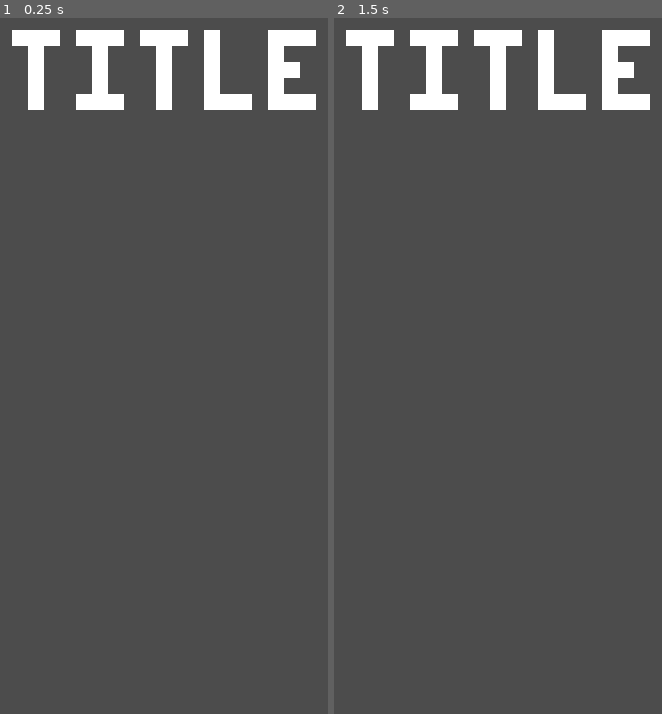
Above: before the commit, frames 1-2 (left to right).
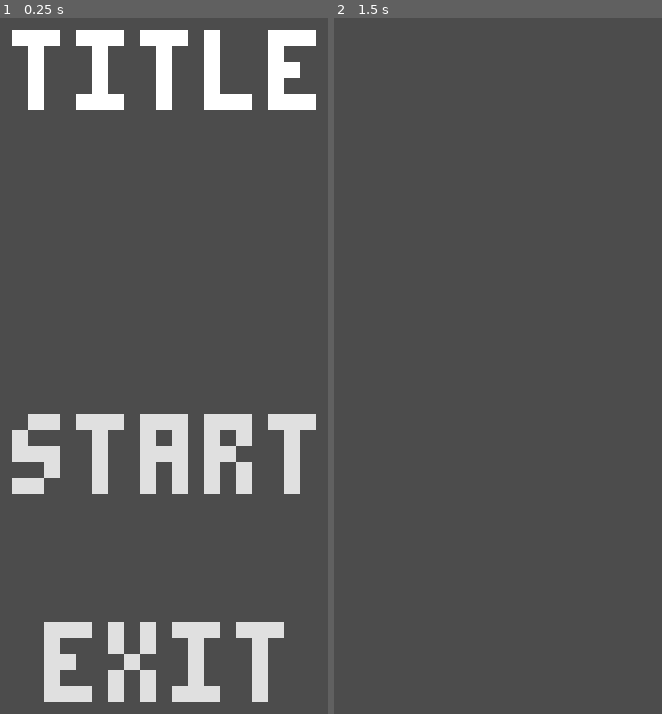
Above: after the commit, the same moments.

Repository: svntax/LowRezJam2020
Game: Godot game, scene res://Main.tscn
Same seed, same stepped clock (60 frames per second), same inputs: the game is played once before the commit and once after it.
Inputs (mouse positions are in pixels of both pictures, inside the frame that each line leads up to):
- Up to frame 1 (0.25 s): no input
- Up to frame 2 (1.5 s): click (504, 456) at 0.5 s, where only the run after the commit has a clickable "START"; tap Enter at 1.25 s

The runs differ from the first frame. In frame 1, 9.1% of the frame differs, in the area x 3-97%, y 56-99%; in frame 2, 4.5%.

Commit message:
Added basic title screen menu.

Diff:
--- /dev/null
+++ b/Gameplay.tscn
@@ -0,0 +1,6 @@
+[gd_scene format=2]
+
+[node name="Gameplay" type="Node2D"]
+__meta__ = {
+"_edit_lock_": true
+}
--- a/Main.gd
+++ b/Main.gd
@@ -7,3 +7,9 @@
 	var screen_size = OS.get_screen_size()
 	var window_size = OS.get_window_size()
 	OS.set_window_position(screen_size*0.5 - window_size*0.5)
+
+func _on_Start_pressed():
+	get_tree().change_scene("res://Gameplay.tscn")
+
+func _on_Exit_pressed():
+	get_tree().quit()
--- a/Main.tscn
+++ b/Main.tscn
@@ -1,7 +1,19 @@
-[gd_scene load_steps=3 format=2]
+[gd_scene load_steps=6 format=2]
 
 [ext_resource path="res://Main.gd" type="Script" id=1]
 [ext_resource path="res://PICO-8_Font.tres" type="DynamicFont" id=2]
+
+[sub_resource type="StyleBoxFlat" id=1]
+bg_color = Color( 0.6, 0.6, 0.6, 0 )
+border_width_left = 1
+border_width_top = 1
+border_width_right = 1
+border_width_bottom = 1
+anti_aliasing = false
+
+[sub_resource type="StyleBoxEmpty" id=2]
+
+[sub_resource type="StyleBoxEmpty" id=3]
 
 [node name="Main" type="Node2D"]
 script = ExtResource( 1 )
@@ -19,3 +31,37 @@
 __meta__ = {
 "_edit_use_anchors_": false
 }
+
+[node name="Start" type="Button" parent="."]
+margin_left = 16.0
+margin_top = 32.0
+margin_right = 48.0
+margin_bottom = 41.0
+custom_styles/hover = SubResource( 1 )
+custom_styles/pressed = SubResource( 1 )
+custom_styles/focus = SubResource( 2 )
+custom_styles/normal = SubResource( 3 )
+custom_fonts/font = ExtResource( 2 )
+text = "START"
+__meta__ = {
+"_edit_lock_": true,
+"_edit_use_anchors_": false
+}
+
+[node name="Exit" type="Button" parent="."]
+margin_left = 16.0
+margin_top = 45.0
+margin_right = 48.0
+margin_bottom = 54.0
+custom_styles/hover = SubResource( 1 )
+custom_styles/pressed = SubResource( 1 )
+custom_styles/focus = SubResource( 2 )
+custom_styles/normal = SubResource( 3 )
+custom_fonts/font = ExtResource( 2 )
+text = "EXIT"
+__meta__ = {
+"_edit_lock_": true,
+"_edit_use_anchors_": false
+}
+[connection signal="pressed" from="Start" to="." method="_on_Start_pressed"]
+[connection signal="pressed" from="Exit" to="." method="_on_Exit_pressed"]
